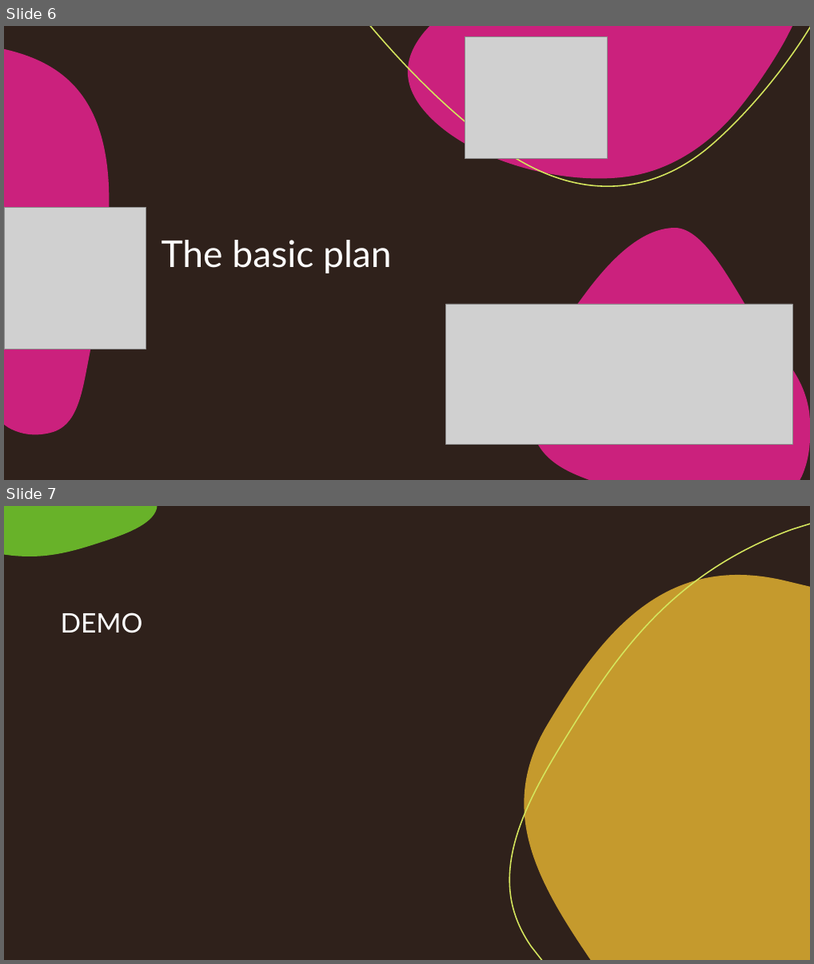
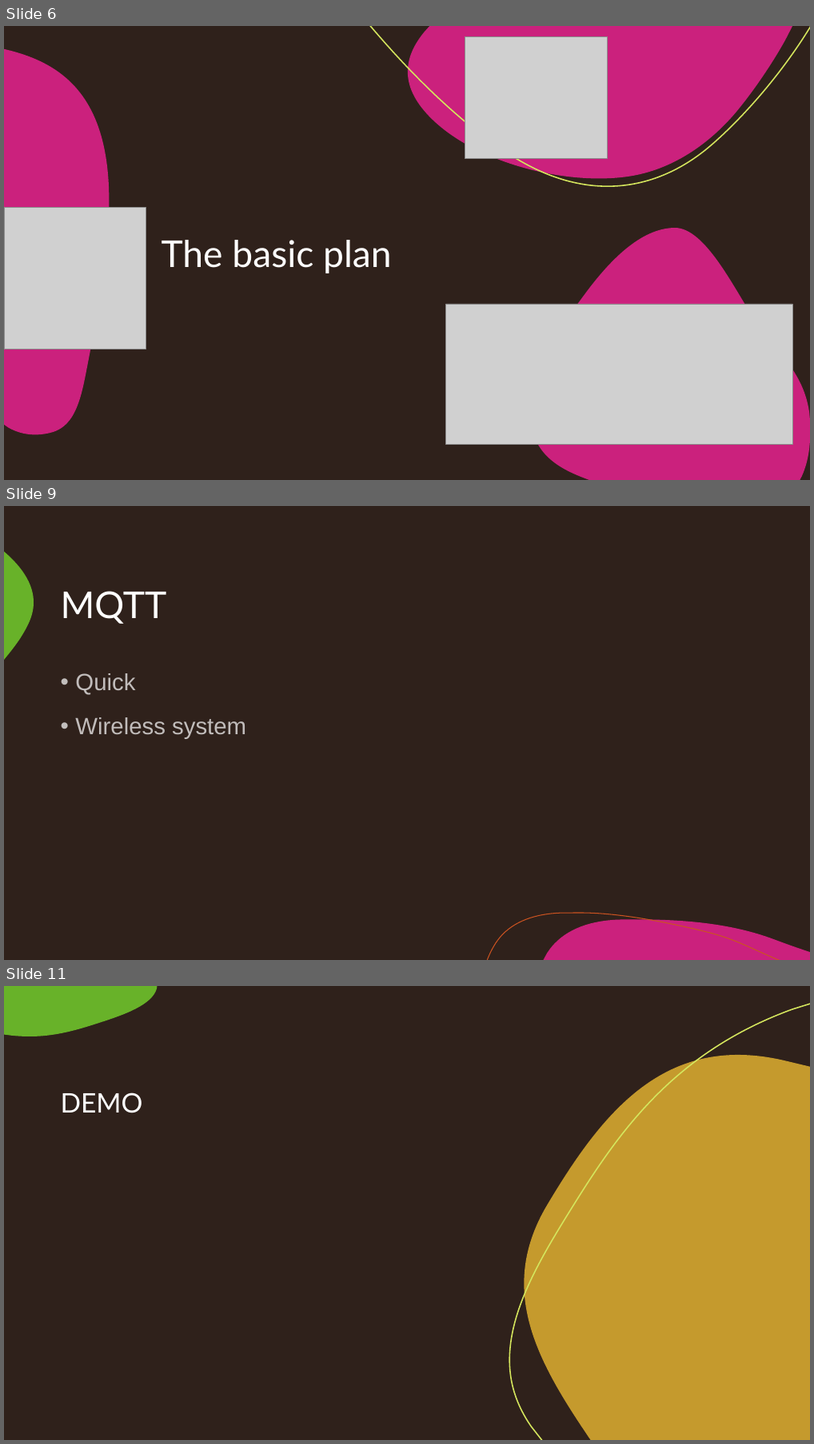
Before and after one commit to CursingThomas/ROBOT_GROUP2, a slide deck: Documentation/Presentations/Demo9May.pptx. Shown one above the other, each under a label of ours: slides 6 and 7 before the commit, slides 6, 9 and 11 after it; the slides between them are not shown. The pictures are 814x964 and 814x1444 pixels, drawn with LibreOffice and Linux fonts; fonts in the diff are those of the drawing; grey boxes stand for pictures. Boxes give left, top, right and bottom in pixels: in the first picture for what was removed or moved away, otherwise in the second. Text is boxed around its words. In the diff, an @@ line names an element or a change of style, - is before the commit and + after.

```diff
--- a/Documentation/Presentations/Demo9May.pptx
+++ b/Documentation/Presentations/Demo9May.pptx
@@ slide 9 added at (x1=4, y1=506, x2=810, y2=960), background #2F211B; not listed: 3 template elements that a slide beside it also shows @@
@@ title added at (x1=61, y1=591, x2=167, y2=624), 44 pt, text #FFFFFF @@
+MQTT
@@ text added at (x1=75, y1=673, x2=246, y2=739), 28 pt, text #FFFFFF at 70% opacity @@
+• Quick
+• Wireless system
@@ what was slide 7 is now slide 11 @@
```
Also in this commit, not shown: 3 slides changed, 5 other slides added, 2 slides removed.
